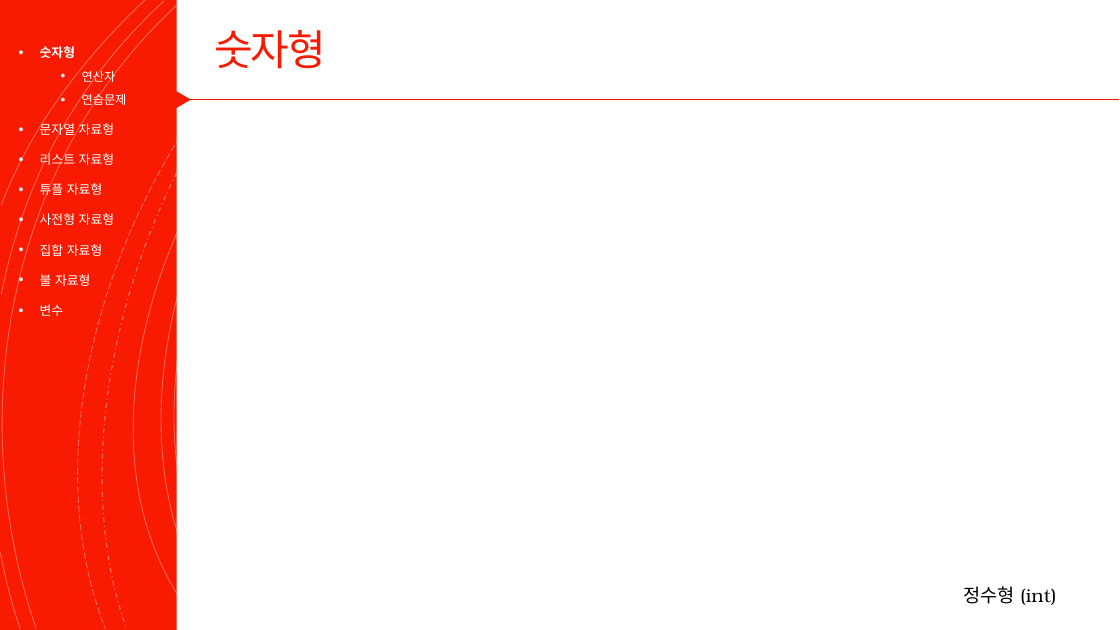
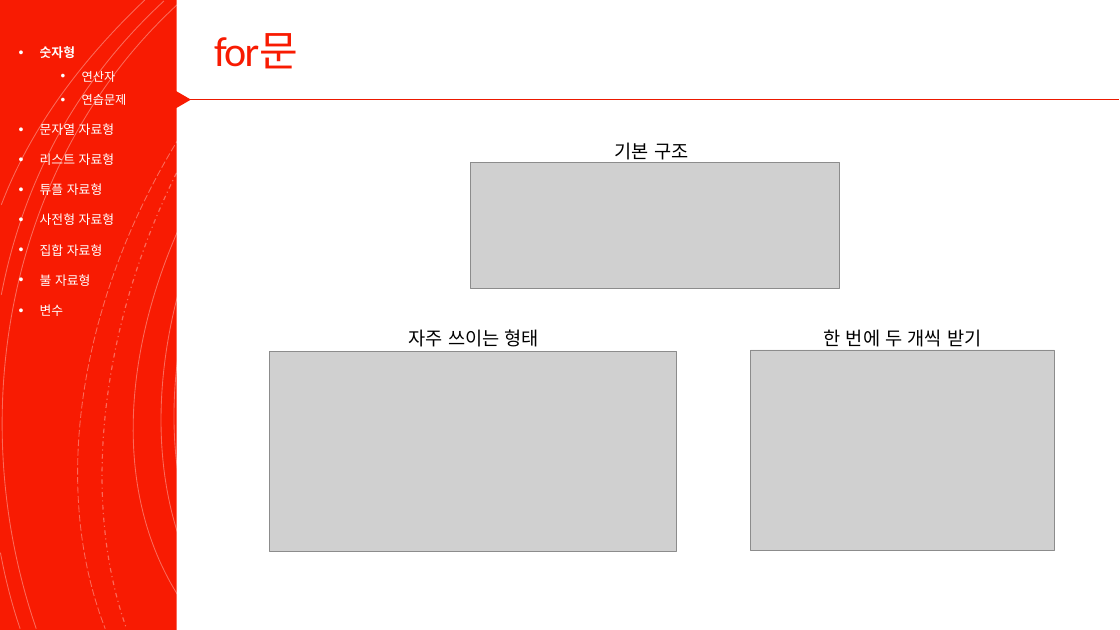
Before and after one commit to Valentine117/python_basic_class, a slide deck: slide 23 of 03장 프로그램의 구조를 쌓는다_제어문.pptx. Drawn at 1120x630 pixels with LibreOffice and Linux fonts; fonts in the diff are those of the drawing; grey boxes stand for pictures. Boxes give left, top, right and bottom in pixels: in the first picture for what was removed or moved away, otherwise in the second. Text is boxed around its words. In the diff, an @@ line names an element or a change of style, - is before the commit and + after.

```diff
--- a/03장 프로그램의 구조를 쌓는다_제어문.pptx
+++ b/03장 프로그램의 구조를 쌓는다_제어문.pptx
@@ title at [214, 33, 298, 69]: text changed @@
-숫자형
+for문
@@ text added at [615, 142, 688, 164], 16 pt, text #000000 @@
+기본 구조
@@ picture added at [471, 162, 839, 288] @@
@@ text added at [409, 329, 539, 347], 16 pt, text #000000 @@
+자주 쓰이는 형태
@@ text added at [824, 329, 981, 351], 16 pt, text #000000 @@
+한 번에 두 개씩 받기
@@ picture added at [270, 351, 677, 551] @@
@@ picture added at [751, 350, 1055, 551] @@
@@ text removed at [964, 586, 1056, 605] @@
-정수형 (int)
```
Also in this commit, not shown: 1 other slide changed, 6 slides added.
